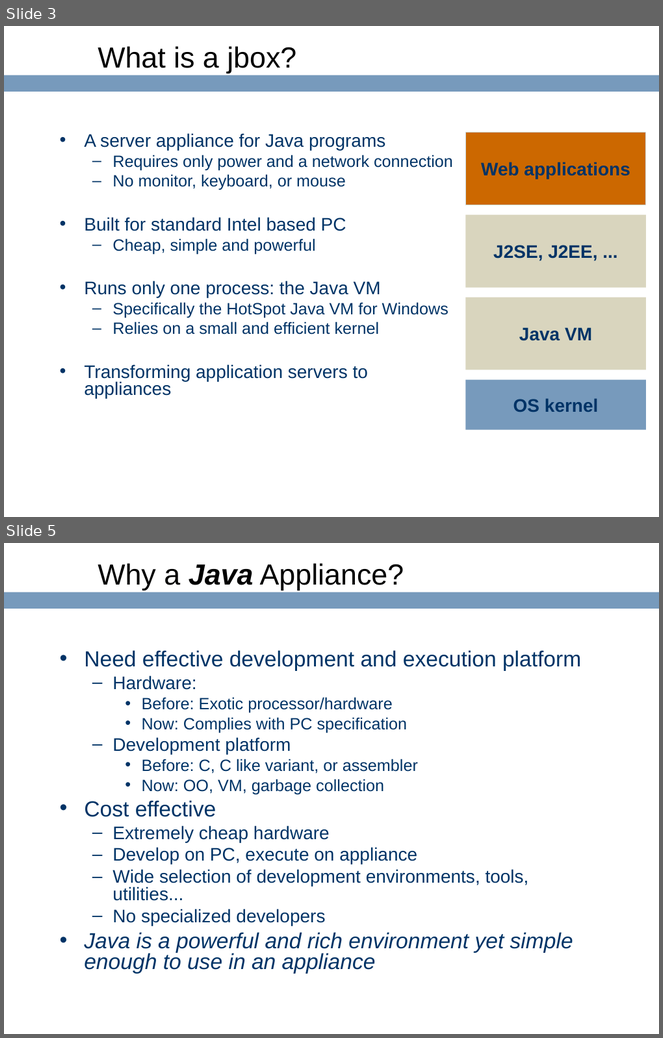
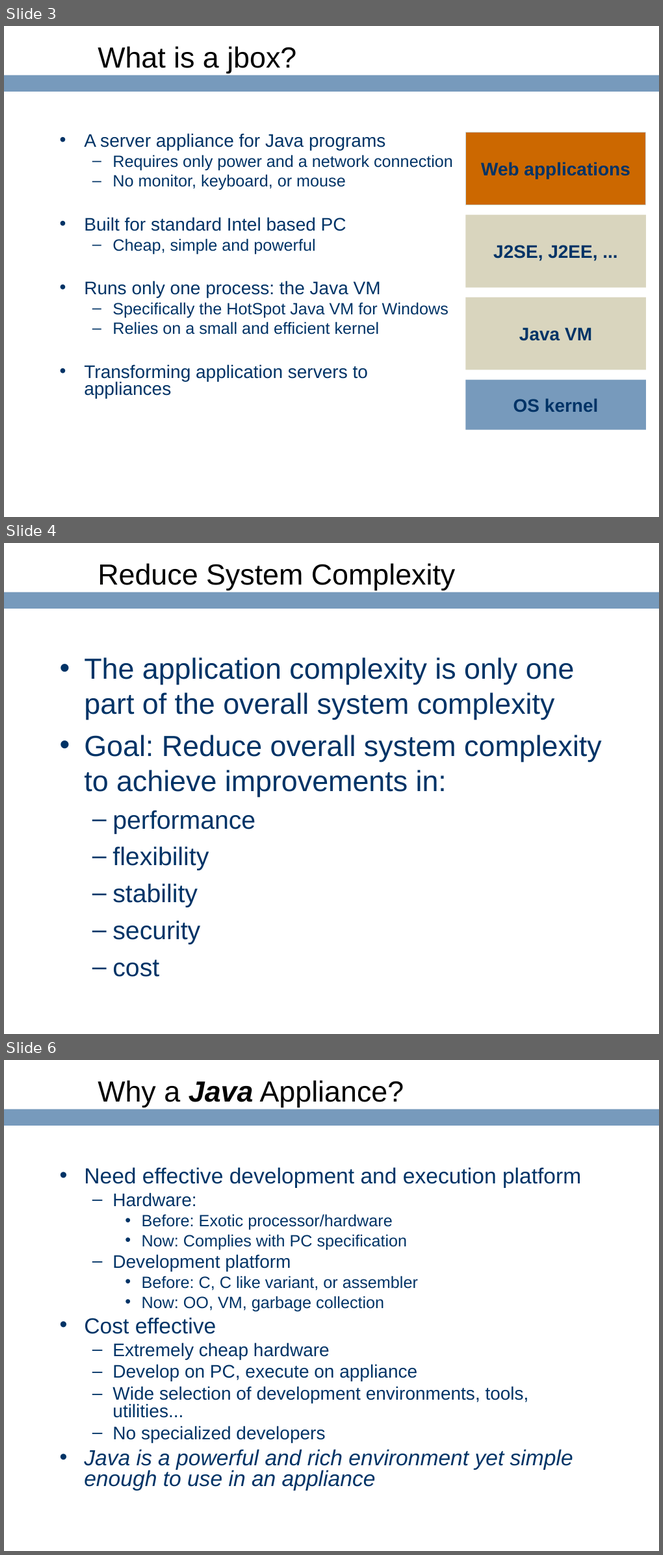
Before and after one commit to ringgaard/sanos, a slide deck: doc/jbox-df.ppt. Shown one above the other, each under a label of ours: slides 3 and 5 before the commit, slides 3, 4 and 6 after it; the slides between them are not shown. The pictures are 663x1038 and 663x1555 pixels, drawn with LibreOffice and Linux fonts; fonts in the diff are those of the drawing; background and template pictures are left out. Boxes give left, top, right and bottom in pixels: in the first picture for what was removed or moved away, otherwise in the second. Text is boxed around its words. In the diff, an @@ line names an element or a change of style, - is before the commit and + after.

```diff
--- a/doc/jbox-df.ppt
+++ b/doc/jbox-df.ppt
@@ slide 4 added at [4,543,659,1034], background #FFFFFF; not listed: 1 template element that a slide beside it also shows @@
@@ title added at [98,563,456,590], 32 pt, text #000000 @@
+Reduce System Complexity
@@ text added at [84,657,602,977], 32 pt, text #003366 @@
+• The application complexity is only one part of the overall system complexity
+• Goal: Reduce overall system complexity to achieve improvements in:
+  – performance
+  – flexibility
+  – stability
+  – security
+  – cost
@@ what was slide 5 is now slide 6 @@
```
Also in this commit, not shown: 4 slides changed.
